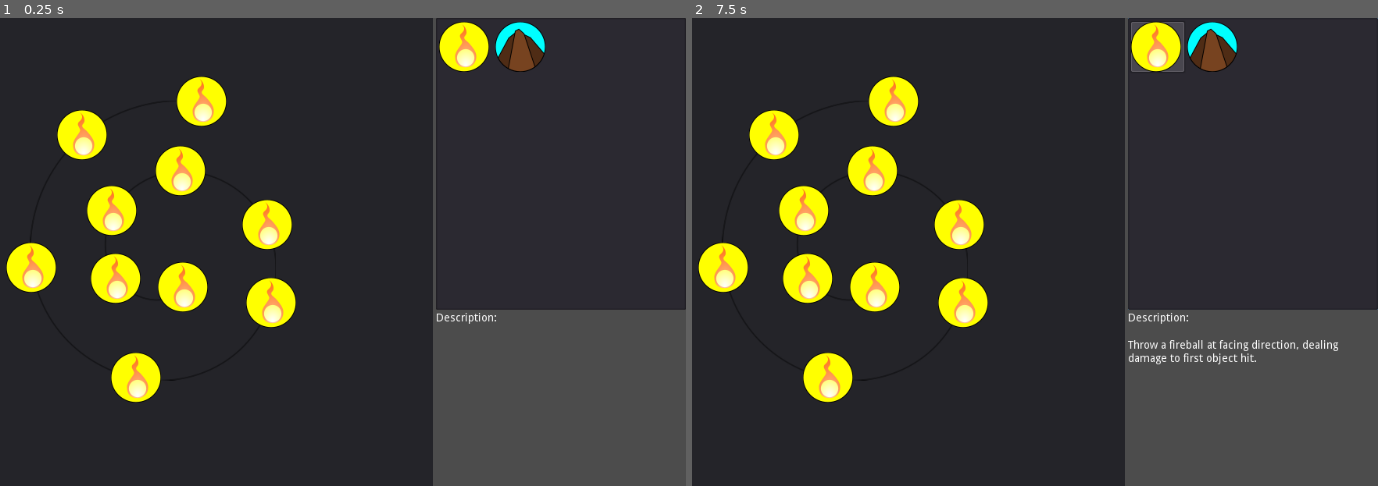
Above: before the commit, frames 1-2 (left to right).
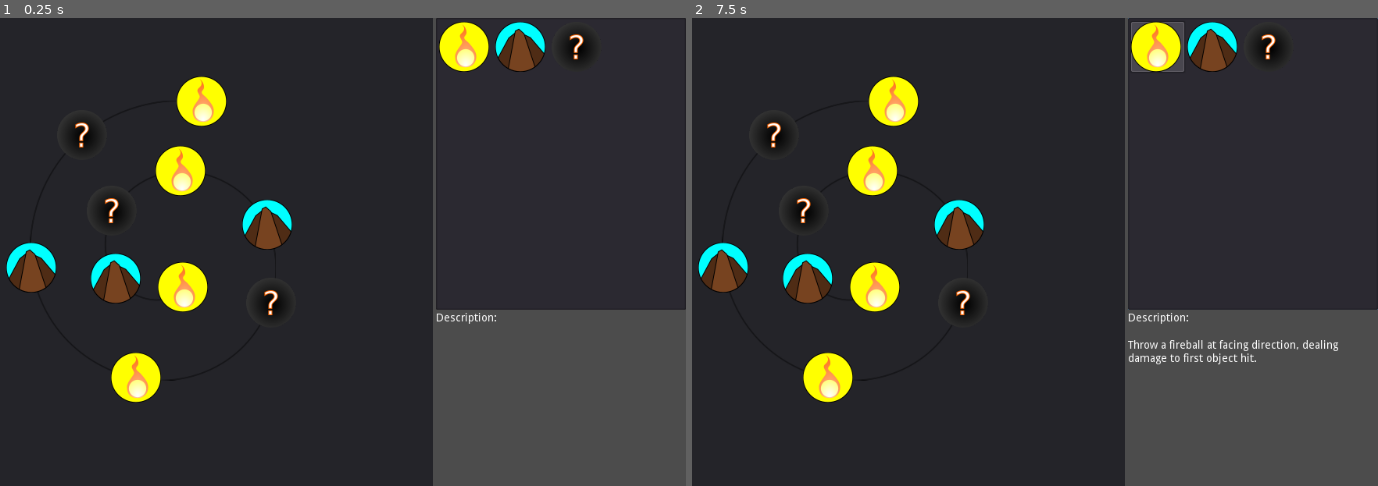
Above: after the commit, the same moments.

Repository: RevolNoom/wizarena
Game: Godot game, scene res://Screens/Menu/SpellBook/SpellBook.tscn
Two runs of this game, one before a commit and one after it. Both use one fixed random seed, a clock stepped at 60 frames per second and the inputs below. This scene is started directly instead of the project's main scene.
Inputs (mouse positions are in pixels of both pictures, inside the frame that each line leads up to):
- Up to frame 1 (0.25 s): no input
- Up to frame 2 (7.5 s): tap Enter at 0.5, 2, 3.5 s; hold Right (ui_right) 0.53-1.28 s; click (980, 252) at 0.67 s; tap Space at 1.25, 2.75, 4.25 s; move the mouse to (815, 275) at 1.27 s; hold Down (ui_down) 1.28-2.03 s; click (815, 275) at 1.42 s; move the mouse to (1055, 149) at 2.02 s; hold Right (ui_right) 2.03-2.78 s; click (1055, 149) at 2.17 s; move the mouse to (938, 345) at 2.77 s; hold Up (ui_up) 2.78-3.53 s; click (938, 345) at 2.92 s; move the mouse to (1220, 322) at 3.52 s; hold Left (ui_left) 3.53-5.03 s; click (1220, 322) at 3.67 s; move the mouse to (740, 181) at 4.27 s; click (740, 181) at 4.42 s; move the mouse to (1021, 252) at 5.02 s; hold Down (ui_down) 5.03-5.78 s; click (1021, 252) at 5.17 s; move the mouse to (856, 135) at 5.77 s; hold Right (ui_right) 5.78-6.53 s; click (856, 135) at 5.92 s; move the mouse to (1151, 228) at 6.52 s; hold Up (ui_up) 6.53-7.28 s; click (1151, 228) at 6.67 s; move the mouse to (815, 275) at 7.27 s; hold Right (ui_right) from 7.28 s (still down); click (815, 275) at 7.42 s

The runs differ from the first frame. In frame 1, 3.9% of the frame differs, in the area x 0-87%, y 3-67%; in frame 2, 3.9%.

Commit message:
Gameplay Bug Fixes

Diff:
--- a/Functionality/Global/GlobalSettings.gd
+++ b/Functionality/Global/GlobalSettings.gd
@@ -17,10 +17,14 @@
 	for i in range(0, 6):
 		Credential[NAME] += char(ord('a') + randi()%(ord('z') - ord('a')))
 
-	#var startingSpell = preload("res://Spell/Seisme/Seisme.tscn")
-	var startingSpell = preload("res://Spell/Fireball/Fireball.tscn")
+	var startingSpells = [
+		preload("res://Spell/Fireball/Fireball.tscn"),
+		preload("res://Spell/Seisme/Seisme.tscn"),
+		preload("res://Spell/Telekinesis/Telekinesis.tscn")]
+
 	for i in range(0, 10):
-		_EquippedSpells.push_back(startingSpell.instance())
+		_EquippedSpells.push_back(startingSpells[i%startingSpells.size()].instance())
+
 
 enum PhysicLayer{
 	# Physical World bit 1 - 8
--- a/Maps/Colliseum/Arena.tscn
+++ b/Maps/Colliseum/Arena.tscn
@@ -1,6 +1,6 @@
 [gd_scene load_steps=2 format=2]
 
-[ext_resource path="res://rss/Arena.svg" type="Texture" id=1]
+[ext_resource path="res://Screens/Gameplay/Arena.svg" type="Texture" id=1]
 
 [node name="Arena" type="StaticBody2D"]
 
--- a/Player/AstralTable.gd
+++ b/Player/AstralTable.gd
@@ -10,9 +10,11 @@
 func _ready():
 	set_process_input(false)
 
+
 func StartWeaving(spell):
 	_spellInWeaving = spell
-	_starList = spell.StarList
+	_starList = spell.StarList.duplicate(true)
+	#print("Table " + spell.name + " stars: " + str(_starList))
 	_starCount = 0
 	PutStarsOnTable()
 	ActivateStarsDependencies()
@@ -65,7 +67,6 @@
 		star.input_pickable = false
 
 
-
 func _on_AstralTable_mouse_unpress():
 	print("Spell failed: Mouse unpress before all stars are drawn.")
 	StopWeaving()
@@ -114,6 +115,7 @@
 	print("Spell failed: Mouse touched invalid star")
 	StopWeaving()
 
+
 func _on_Star_touched(_star):
 	_starCount += 1
 	if _starCount == _starList.size():
--- a/Player/AstralTable.tscn
+++ b/Player/AstralTable.tscn
@@ -1,7 +1,7 @@
 [gd_scene load_steps=4 format=2]
 
 [ext_resource path="res://Player/AstralTable.gd" type="Script" id=1]
-[ext_resource path="res://rss/AstralTable.svg" type="Texture" id=2]
+[ext_resource path="res://Player/AstralTable.svg" type="Texture" id=2]
 
 [sub_resource type="CircleShape2D" id=1]
 radius = 130.923
--- a/Player/Player.gd
+++ b/Player/Player.gd
@@ -1,6 +1,4 @@
 extends Dummy
-
-signal exhausted
 
 func _ready():
 	$CanvasLayer/GUI.Share($Health, $Mana, $Focus)
@@ -31,7 +29,6 @@
 
 func ExhaustedFromSpellWeaving():
 	$CanvasLayer/AstralTable.StopWeaving()
-	emit_signal("exhausted")
 
 
 func _on_self_die(_self):
@@ -43,7 +40,12 @@
 	spell.Activate(self)
 
 
+func AddProcessor(proc):
+	$SpellProcessor.add_child(proc)
+
+
 func _on_AstralTable_end_weave(spell):
+	print("end weave")
 	spell.StopSuckingResourceFrom(self)
 
 	# Only enable when you are still alive
@@ -51,11 +53,19 @@
 		$CanvasLayer/SpellWheel.Reenable()
 
 
+func RemoveProcessors():
+	for proc in $SpellProcessor.get_children():
+		$SpellProcessor.remove_child(proc)
+		proc.queue_free()
+
+
 func _on_SpellWheel_spell_chosen(spell):
 	if spell.CheckRequirement(self) == false:
 		print("Not enough resource for spell")
 		return
 
+	RemoveProcessors() # from previous Spell
+
 	spell.SuckResourceFrom(self)
 	$CanvasLayer/SpellWheel.Disable()
 	$CanvasLayer/SpellWheel.PopSpellOffWheel(spell)
--- a/Player/Player.tscn
+++ b/Player/Player.tscn
@@ -20,7 +20,12 @@
 [node name="Camera2D" parent="." index="6"]
 current = true
 
-[node name="CanvasLayer" type="CanvasLayer" parent="." index="7"]
+[node name="SpellProcessor" type="Node2D" parent="." index="7"]
+__meta__ = {
+"_editor_description_": "This node holds Spell's artifacts when it needs interaction with the world before castable "
+}
+
+[node name="CanvasLayer" type="CanvasLayer" parent="." index="8"]
 
 [node name="GUI" parent="CanvasLayer" index="0" instance=ExtResource( 3 )]
 
--- a/Player/Slot.gd
+++ b/Player/Slot.gd
@@ -7,8 +7,7 @@
 
 
 func RefersTo(newSpell: Spell):
-	if not IsEmpty():
-		FlushSpell()
+	FlushSpell()
 	newSpell.connect("mouse_entered", self, "_on_mouse_entered")
 	newSpell.connect("mouse_exited", self, "_on_mouse_exited")
 	add_child(newSpell)
@@ -25,12 +24,11 @@
 #		if event.pressed == false:
 #			print("SetSpell")
 
-func IsEmpty():
-	return get_child_count() == 0
-
 
 func FlushSpell():
+	_isHoveredOn = false
 	for spell in get_children():
+		#print("Flushed: " + spell.name)
 		spell.disconnect("mouse_entered", self, "_on_mouse_entered")
 		spell.disconnect("mouse_exited", self, "_on_mouse_exited")
 		remove_child(spell)
@@ -41,7 +39,7 @@
 
 
 func IsChosen():
-	if _isHoveredOn and not IsEmpty():
+	if _isHoveredOn:
 		return true
 	return false
 
--- a/Player/SpellWheel.gd
+++ b/Player/SpellWheel.gd
@@ -1,6 +1,4 @@
 extends Node2D
-
-#TODO: free() _spellBookCopy properly?
 
 signal spell_chosen(spell)
 
@@ -10,9 +8,10 @@
 	for i in _spellBookCopy:
 		i.visible = true
 
-	for i in range(0, get_child_count()):
+	for slot in get_children():
 		var spell = _spellBookCopy.pop_front()
-		get_node("Slot" + str(i)).RefersTo(spell)
+		slot.RefersTo(spell)
+		#print(slot.name + " " + spell.name)
 
 
 var _isHolding = false
--- a/Screens/GUI/GUI.tscn
+++ b/Screens/GUI/GUI.tscn
@@ -1,17 +1,17 @@
 [gd_scene load_steps=13 format=2]
 
-[ext_resource path="res://rss/RedStar.svg" type="Texture" id=1]
-[ext_resource path="res://rss/ProgressBars/HealthBarUnder.png" type="Texture" id=2]
+[ext_resource path="res://Star/RedStar.svg" type="Texture" id=1]
+[ext_resource path="res://Screens/GUI/ProgressBars/HealthBarUnder.png" type="Texture" id=2]
 [ext_resource path="res://Screens/GUI/GUI.gd" type="Script" id=3]
 [ext_resource path="res://Screens/GUI/SpellKey.gd" type="Script" id=4]
-[ext_resource path="res://rss/ProgressBars/ManaBarOver.png" type="Texture" id=5]
-[ext_resource path="res://rss/ProgressBars/ManaBarUnder.png" type="Texture" id=6]
-[ext_resource path="res://rss/ProgressBars/HealthBarOver.png" type="Texture" id=7]
-[ext_resource path="res://rss/ProgressBars/HealthBarProgress.png" type="Texture" id=8]
-[ext_resource path="res://rss/ProgressBars/ManaBarProgress.png" type="Texture" id=9]
-[ext_resource path="res://rss/ProgressBars/FocusBarUnder.png" type="Texture" id=10]
-[ext_resource path="res://rss/ProgressBars/FocusBarOver.png" type="Texture" id=11]
-[ext_resource path="res://rss/ProgressBars/FocusBarProgress.png" type="Texture" id=12]
+[ext_resource path="res://Screens/GUI/ProgressBars/ManaBarOver.png" type="Texture" id=5]
+[ext_resource path="res://Screens/GUI/ProgressBars/ManaBarUnder.png" type="Texture" id=6]
+[ext_resource path="res://Screens/GUI/ProgressBars/HealthBarOver.png" type="Texture" id=7]
+[ext_resource path="res://Screens/GUI/ProgressBars/HealthBarProgress.png" type="Texture" id=8]
+[ext_resource path="res://Screens/GUI/ProgressBars/ManaBarProgress.png" type="Texture" id=9]
+[ext_resource path="res://Screens/GUI/ProgressBars/FocusBarUnder.png" type="Texture" id=10]
+[ext_resource path="res://Screens/GUI/ProgressBars/FocusBarOver.png" type="Texture" id=11]
+[ext_resource path="res://Screens/GUI/ProgressBars/FocusBarProgress.png" type="Texture" id=12]
 
 [node name="GUI" type="Control"]
 anchor_right = 1.0
--- a/Screens/Menu/Menu.tscn
+++ b/Screens/Menu/Menu.tscn
@@ -25,6 +25,7 @@
 margin_top = 10.0
 margin_right = -10.0
 margin_bottom = -10.0
+mouse_filter = 1
 
 [node name="HBox" type="HBoxContainer" parent="MarginContainer"]
 margin_right = 1004.0
@@ -59,6 +60,7 @@
 size_flags_horizontal = 3
 size_flags_vertical = 3
 size_flags_stretch_ratio = 0.5
+max_length = 10
 placeholder_text = "Don't use funny characters!"
 caret_blink = true
 caret_blink_speed = 0.5
@@ -173,6 +175,7 @@
 margin_left = 289.0
 margin_right = 1004.0
 margin_bottom = 580.0
+mouse_filter = 1
 size_flags_horizontal = 3
 size_flags_vertical = 3
 
--- a/Screens/Menu/SpellBook/SpellBook.gd
+++ b/Screens/Menu/SpellBook/SpellBook.gd
@@ -36,6 +36,7 @@
 	#-1 : preload("res://Spell/Mystery/Mystery.tscn").instance(),
 	0 : preload("res://Spell/Fireball/Fireball.tscn").instance(),
 	1 : preload("res://Spell/Seisme/Seisme.tscn").instance(),
+	2 :	preload("res://Spell/Telekinesis/Telekinesis.tscn").instance(),
 	}
 
 
@@ -43,6 +44,7 @@
 func _on_ItemList_item_activated(index):
 	_on_ItemList_item_selected(index)
 	var spell = _spellBook[index].duplicate()
+	spell.visible = true
 	_mousePosition.add_child(spell)
 
 
--- a/Spell/Fireball/FieryProjectile.tscn
+++ b/Spell/Fireball/FieryProjectile.tscn
@@ -50,7 +50,7 @@
 position = Vector2( -25, 0 )
 scale = Vector2( 0.3, 0.3 )
 frames = SubResource( 6 )
-frame = 2
+frame = 3
 playing = true
 flip_h = true
 
--- a/Spell/Fireball/Fireball.gd
+++ b/Spell/Fireball/Fireball.gd
@@ -1,7 +1,5 @@
 extends Spell
 
-# Return an InputInspector if this spell needs extra input
-# Else, cast the spell and return null
 func Activate(caster):
 	caster.rpc("CastSpell", "res://Spell/Fireball/Fireball.tscn", [caster.get_path(), caster.global_position, caster.global_rotation])
 
@@ -17,11 +15,9 @@
 	var fireball = preload("res://Spell/Fireball/FieryProjectile.tscn")
 	var fb = fireball.instance()
 	GlobalSettings.get_node("ProjectileDump").Add(fb)
-	print("rotating")
 	fb.set_global_position(gpos)
 	fb.set_global_rotation(grot)
 	fb.add_collision_exception_with(caster)
-	print("rot: " + str(fb.global_rotation))
 
 	fb.damage = 50
 
--- a/Spell/Fireball/dfsfasd.svg
+++ /dev/null
@@ -1,83 +0,0 @@
-<?xml version="1.0" encoding="UTF-8" standalone="no"?>
-<!-- Created with Inkscape (http://www.inkscape.org/) -->
-
-<svg
-   width="800"
-   height="500"
-   viewBox="0 0 211.66666 132.29167"
-   version="1.1"
-   id="svg5"
-   inkscape:version="1.1.2 (0a00cf5339, 2022-02-04)"
-   sodipodi:docname="dfsfasd.svg"
-   xmlns:inkscape="http://www.inkscape.org/namespaces/inkscape"
-   xmlns:sodipodi="http://sodipodi.sourceforge.net/DTD/sodipodi-0.dtd"
-   xmlns="http://www.w3.org/2000/svg"
-   xmlns:svg="http://www.w3.org/2000/svg">
-  <sodipodi:namedview
-     id="namedview7"
-     pagecolor="#ffffff"
-     bordercolor="#666666"
-     borderopacity="1.0"
-     inkscape:pageshadow="2"
-     inkscape:pageopacity="0.0"
-     inkscape:pagecheckerboard="0"
-     inkscape:document-units="mm"
-     showgrid="false"
-     units="px"
-     inkscape:snap-global="false"
-     inkscape:zoom="0.69664703"
-     inkscape:cx="396.90114"
-     inkscape:cy="204.55122"
-     inkscape:window-width="1830"
-     inkscape:window-height="1016"
-     inkscape:window-x="0"
-     inkscape:window-y="0"
-     inkscape:window-maximized="1"
-     inkscape:current-layer="layer1" />
-  <defs
-     id="defs2" />
-  <g
-     inkscape:label="Layer 1"
-     inkscape:groupmode="layer"
-     id="layer1">
-    <path
-       style="fill:none;stroke:#000000;stroke-width:0.264583px;stroke-linecap:butt;stroke-linejoin:miter;stroke-opacity:1"
-       d="M 35.35248,60.290735 11.382188,54.653061 6.0575648,45.131589 19.938008,25.265705 96.17345,12.947791 l 28.17328,1.955404 z"
-       id="path857"
-       sodipodi:nodetypes="ccccccc" />
-    <path
-       style="fill:none;stroke:#000000;stroke-width:0.264583px;stroke-linecap:butt;stroke-linejoin:miter;stroke-opacity:1"
-       d="m 11.381993,62.704813 32.32118,6.87489 36.978127,21.89461 21.17953,29.762017 -15.966244,3.64959 L 43.094909,113.15084 14.46338,85.010375 Z"
-       id="path1029" />
-    <path
-       style="fill:none;stroke:#000000;stroke-width:0.264583px;stroke-linecap:butt;stroke-linejoin:miter;stroke-opacity:1"
-       d="M 58.811911,55.00357 88.085826,40.954108 136.73673,34.772049 157.53497,40.363645 140.75128,60.73314 96.843375,66.203083 Z"
-       id="path1144" />
-    <path
-       style="fill:none;stroke:#000000;stroke-width:0.264583px;stroke-linecap:butt;stroke-linejoin:miter;stroke-opacity:1"
-       d="m 54.067434,57.123602 51.631406,15.837169 11.6609,13.258718 -3.62586,9.269381 -17.706472,0.287814 -49.12416,-28.625594 z"
-       id="path1146" />
-    <path
-       style="fill:none;stroke:#000000;stroke-width:0.264583px;stroke-linecap:butt;stroke-linejoin:miter;stroke-opacity:1"
-       d="m 98.69191,35.380316 52.19071,-6.317068 16.30746,-15.722935 -37.64128,2.657084 z"
-       id="path1508" />
-    <path
-       style="fill:none;stroke:#000000;stroke-width:0.264583px;stroke-linecap:butt;stroke-linejoin:miter;stroke-opacity:1"
-       d="m 96.060047,101.10272 15.761503,24.7683 17.07448,1.4628 -18.07589,-21.25519 z"
-       id="path1510" />
-    <path
-       style="fill:none;stroke:#000000;stroke-width:0.264583px;stroke-linecap:butt;stroke-linejoin:miter;stroke-opacity:1"
-       d="m 116.26635,72.3169 34.43082,-7.42233 32.75439,19.900687 -28.03958,12.537698 -24.11405,-8.388138 z"
-       id="path1512"
-       sodipodi:nodetypes="cccccc" />
-    <path
-       style="fill:none;stroke:#000000;stroke-width:0.264583px;stroke-linecap:butt;stroke-linejoin:miter;stroke-opacity:1"
-       d="m 121.87723,89.688089 -4.39732,12.398241 13.28987,17.06557 16.37126,-1.08004 2.15415,-16.97211 z"
-       id="path1661" />
-    <path
-       style="fill:none;stroke:#000000;stroke-width:0.264583px;stroke-linecap:butt;stroke-linejoin:miter;stroke-opacity:1"
-       d="M 149.85599,59.271818 180.25297,78.329831 169.3205,50.358494 159.43099,46.950722 Z"
-       id="path1663"
-       sodipodi:nodetypes="ccccc" />
-  </g>
-</svg>
--- a/Spell/Seisme/Rock.gd
+++ b/Spell/Seisme/Rock.gd
@@ -6,7 +6,8 @@
 # deal damage when it Erupt()
 func SetDetectionMode():
 	visible = false
-	set_deferred("collision_layer", GlobalSettings.PhysicLayer.PLAYER)
+	set_deferred("collision_layer", 0) #GlobalSettings.PhysicLayer.OBJECT)
+	set_deferred("collision_mask", GlobalSettings.PhysicLayer.PLAYER) # | GlobalSettings.PhysicLayer.OBJECT | GlobalSettings.PhysicLayer.PROJECTILE)
 
 func Erupt():
 	for player in get_colliding_bodies():
@@ -14,7 +15,8 @@
 			DealDamage(player)
 
 	visible = true
-	set_deferred("collision_layer", GlobalSettings.PhysicLayer.PLAYER + GlobalSettings.PhysicLayer.OBJECT)
+	set_deferred("collision_layer", GlobalSettings.PhysicLayer.OBJECT)
+	set_deferred("collision_mask", GlobalSettings.PhysicLayer.PLAYER | GlobalSettings.PhysicLayer.OBJECT | GlobalSettings.PhysicLayer.PROJECTILE)
 
 
 func DealDamage(player):
--- a/Spell/Seisme/Rock.tscn
+++ b/Spell/Seisme/Rock.tscn
@@ -4,7 +4,8 @@
 
 [node name="Rock" type="RigidBody2D"]
 collision_layer = 0
-mode = 1
+collision_mask = 0
+contacts_reported = 5
 contact_monitor = true
 script = ExtResource( 2 )
 
--- a/Spell/Spell.gd
+++ b/Spell/Spell.gd
@@ -11,6 +11,7 @@
 
 	for cost in [$Health, $Mana, $Focus]:
 		cost.set_process(false)
+
 
 # OVERRIDE ME
 # Called when Player wants to get more input to prepare spell
@@ -40,6 +41,8 @@
 # Return true if the spell costed the player successfully
 # False otherwise
 func SuckResourceFrom(player):
+	#print(name + " sucking")
+	#print_stack()
 	for attribute in ["Health", "Mana", "Focus"]:
 		player.get_node(attribute).TakeDamage(get_node(attribute).value)
 		player.get_node(attribute).TakeDamageOverTime(get_node(attribute).regen)
@@ -47,6 +50,7 @@
 
 # Return the spell cost to the player
 func StopSuckingResourceFrom(player):
+	#print(name + " stops sucking")
 	for attribute in ["Health", "Mana", "Focus"]:
 		#player.get_node(attribute).Heal(get_node(attribute).value)
 		player.get_node(attribute).HealOverTime(get_node(attribute).regen)
--- a/Spell/Telekinesis/Telekinesis.gd
+++ b/Spell/Telekinesis/Telekinesis.gd
@@ -1,4 +1,5 @@
-extends Node
+extends Spell
 
 func Activate(caster):
 	pass
+	#caster.AddProcessor(preload("res://Spell/Telekinesis/ThrowObject.tscn").instance())
--- a/Spell/Telekinesis/Telekinesis.tscn
+++ b/Spell/Telekinesis/Telekinesis.tscn
@@ -1,7 +1,15 @@
-[gd_scene load_steps=3 format=2]
+[gd_scene load_steps=5 format=2]
 
 [ext_resource path="res://Spell/Spell.tscn" type="PackedScene" id=1]
 [ext_resource path="res://Spell/Telekinesis/Telekinesis.gd" type="Script" id=2]
+[ext_resource path="res://Star/Star.tscn" type="PackedScene" id=3]
+[ext_resource path="res://Spell/Mystery/Mystery.svg" type="Texture" id=4]
 
 [node name="Telekinesis" instance=ExtResource( 1 )]
 script = ExtResource( 2 )
+description = "Choose an object in range and throw it in a direction, dealing damage"
+
+[node name="Icon" parent="." index="1"]
+texture = ExtResource( 4 )
+
+[node name="Star" parent="Star" index="0" instance=ExtResource( 3 )]
--- /dev/null
+++ b/Spell/Telekinesis/ThrowObject.gd
@@ -0,0 +1,35 @@
+extends Area2D
+
+var _pickedObject = null
+export var impulse = 100
+
+
+func _on_ThrowObject_body_exited(body):
+	if body == _pickedObject:
+		_pickedObject = null
+
+
+func _unhandled_input(event):
+	if event is InputEventMouseMotion:
+		$Mouse.position = event.position
+	elif event is InputEventMouseButton:# \
+		#or (event is InputEventKey and event.scancode = ord(' '):
+
+		if _pickedObject == null:
+			$Mouse.force_raycast_update()
+			_pickedObject = $Mouse.get_collider()
+			if not _pickedObject in get_overlapping_bodies():
+				_pickedObject = null
+
+		else:
+			var direction = event.global_position - _pickedObject.global_position
+
+			# Need RPC here
+			_pickedObject.apply_central_impulse(direction.normalized() * impulse)
+			CleanUp()
+
+
+func CleanUp():
+	pass
+	#get_parent().remove_child(self)
+	#queue_free()
--- /dev/null
+++ b/Spell/Telekinesis/ThrowObject.tscn
@@ -0,0 +1,25 @@
+[gd_scene load_steps=4 format=2]
+
+[ext_resource path="res://Spell/Telekinesis/ThrowObject.gd" type="Script" id=1]
+[ext_resource path="res://Player/AstralTable.svg" type="Texture" id=2]
+
+[sub_resource type="CircleShape2D" id=1]
+radius = 517.016
+
+[node name="ThrowObject" type="Area2D"]
+collision_layer = 0
+collision_mask = 2
+input_pickable = false
+monitorable = false
+script = ExtResource( 1 )
+
+[node name="CollisionShape2D" type="CollisionShape2D" parent="."]
+shape = SubResource( 1 )
+
+[node name="Sprite" type="Sprite" parent="."]
+scale = Vector2( 2.76, 2.76 )
+texture = ExtResource( 2 )
+
+[node name="Mouse" type="RayCast2D" parent="."]
+cast_to = Vector2( 0, 1 )
+collision_mask = 2
--- a/Star/Blackhole.tscn
+++ b/Star/Blackhole.tscn
@@ -2,7 +2,7 @@
 
 [ext_resource path="res://Star/Star.tscn" type="PackedScene" id=1]
 [ext_resource path="res://Star/Blackhole.gd" type="Script" id=2]
-[ext_resource path="res://rss/AstralTable.svg" type="Texture" id=3]
+[ext_resource path="res://Player/AstralTable.svg" type="Texture" id=3]
 
 [sub_resource type="CircleShape2D" id=1]
 radius = 102.02
--- a/Star/Star.tscn
+++ b/Star/Star.tscn
@@ -1,9 +1,9 @@
 [gd_scene load_steps=6 format=2]
 
 [ext_resource path="res://Star/Star.gd" type="Script" id=1]
-[ext_resource path="res://rss/GreenStar.svg" type="Texture" id=2]
-[ext_resource path="res://rss/GoldenStar.svg" type="Texture" id=3]
-[ext_resource path="res://rss/RedStar.svg" type="Texture" id=4]
+[ext_resource path="res://Star/GreenStar.svg" type="Texture" id=2]
+[ext_resource path="res://Star/GoldenStar.svg" type="Texture" id=3]
+[ext_resource path="res://Star/RedStar.svg" type="Texture" id=4]
 
 [sub_resource type="CircleShape2D" id=1]
 radius = 7.98617
--- a/rss/Rock.svg
+++ /dev/null
@@ -1,79 +0,0 @@
-<?xml version="1.0" encoding="UTF-8" standalone="no"?>
-<!-- Created with Inkscape (http://www.inkscape.org/) -->
-
-<svg
-   width="118.2324mm"
-   height="118.2324mm"
-   viewBox="0 0 118.2324 118.2324"
-   version="1.1"
-   id="svg5"
-   inkscape:version="1.1.2 (0a00cf5339, 2022-02-04)"
-   sodipodi:docname="Rock.svg"
-   inkscape:export-filename="/home/rev/Memory/Projects/Wizarena/rss/Rock.png"
-   inkscape:export-xdpi="13.75"
-   inkscape:export-ydpi="13.75"
-   xmlns:inkscape="http://www.inkscape.org/namespaces/inkscape"
-   xmlns:sodipodi="http://sodipodi.sourceforge.net/DTD/sodipodi-0.dtd"
-   xmlns:xlink="http://www.w3.org/1999/xlink"
-   xmlns="http://www.w3.org/2000/svg"
-   xmlns:svg="http://www.w3.org/2000/svg">
-  <sodipodi:namedview
-     id="namedview7"
-     pagecolor="#ffffff"
-     bordercolor="#666666"
-     borderopacity="1.0"
-     inkscape:pageshadow="2"
-     inkscape:pageopacity="0.0"
-     inkscape:pagecheckerboard="0"
-     inkscape:document-units="mm"
-     showgrid="false"
-     inkscape:zoom="0.98670771"
-     inkscape:cx="336.97923"
-     inkscape:cy="237.65903"
-     inkscape:window-width="1830"
-     inkscape:window-height="1016"
-     inkscape:window-x="0"
-     inkscape:window-y="0"
-     inkscape:window-maximized="1"
-     inkscape:current-layer="layer1" />
-  <defs
-     id="defs2">
-    <linearGradient
-       inkscape:collect="always"
-       id="linearGradient207">
-      <stop
-         style="stop-color:#c87137;stop-opacity:1"
-         offset="0"
-         id="stop203" />
-      <stop
-         style="stop-color:#784421;stop-opacity:1"
-         offset="1"
-         id="stop205" />
-    </linearGradient>
-    <radialGradient
-       inkscape:collect="always"
-       xlink:href="#linearGradient207"
-       id="radialGradient275"
-       cx="110.08839"
-       cy="135.79416"
-       fx="110.08839"
-       fy="135.79416"
-       r="59.116199"
-       gradientUnits="userSpaceOnUse"
-       gradientTransform="matrix(1.5022879,0.00661657,-0.00682165,1.5490272,-54.369723,-75.283094)" />
-  </defs>
-  <g
-     inkscape:label="Layer 1"
-     inkscape:groupmode="layer"
-     id="layer1"
-     transform="translate(-51.100842,-75.599266)">
-    <rect
-       style="fill:url(#radialGradient275);fill-opacity:1;fill-rule:evenodd;stroke-width:0.264583"
-       id="rect171"
-       width="118.232"
-       height="118.2324"
-       x="51.100842"
-       y="75.599266"
-       ry="44.106968" />
-  </g>
-</svg>
Renamed: rss/Sprout Lands - Sprites - Basic pack/Tilesets/Fences.png -> Maps/Colliseum/Tilesets/Fences.png
Renamed: rss/Sprout Lands - Sprites - Basic pack/Tilesets/Grass.png -> Maps/Colliseum/Tilesets/Grass.png
Renamed: rss/Sprout Lands - Sprites - Basic pack/Tilesets/Hills.png -> Maps/Colliseum/Tilesets/Hills.png
Renamed: rss/Sprout Lands - Sprites - Basic pack/Tilesets/Tilled Dirt.png -> Maps/Colliseum/Tilesets/Tilled Dirt.png
Renamed: rss/Sprout Lands - Sprites - Basic pack/Tilesets/Water.png -> Maps/Colliseum/Tilesets/Water.png
Renamed: rss/Sprout Lands - Sprites - Basic pack/Tilesets/Wooden House.png -> Maps/Colliseum/Tilesets/Wooden House.png
Renamed: rss/AstralTable.svg -> Player/AstralTable.svg
Renamed: rss/ProgressBars/FocusBarOver.png -> Screens/GUI/ProgressBars/FocusBarOver.png
Renamed: rss/ProgressBars/FocusBarProgress.png -> Screens/GUI/ProgressBars/FocusBarProgress.png
Renamed: rss/ProgressBars/FocusBarProgress.svg -> Screens/GUI/ProgressBars/FocusBarProgress.svg
Renamed: rss/ProgressBars/FocusBarUnder.png -> Screens/GUI/ProgressBars/FocusBarUnder.png
Renamed: rss/ProgressBars/HealthBarOver.png -> Screens/GUI/ProgressBars/HealthBarOver.png
(and 12 more such lines)
